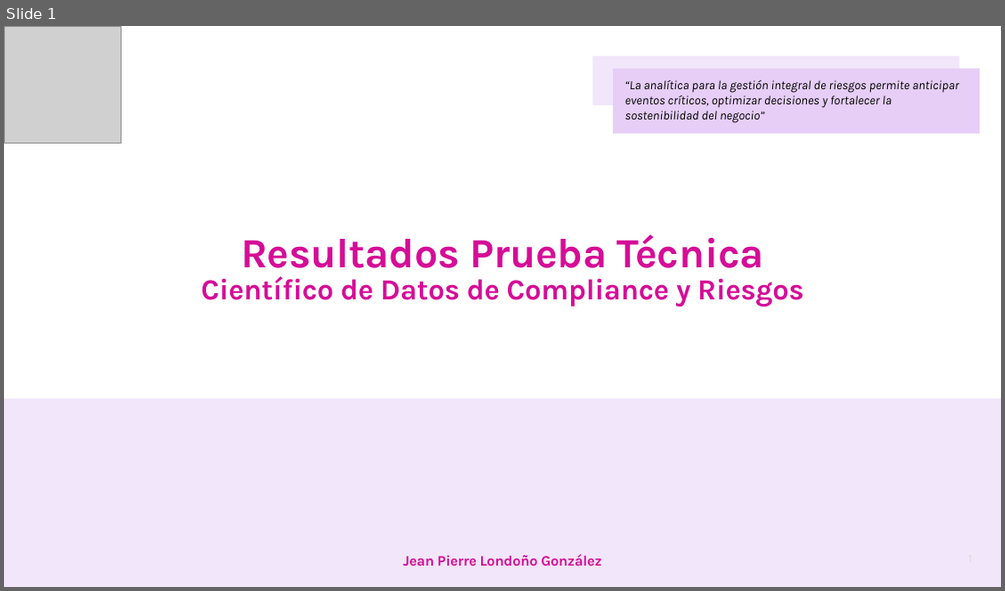
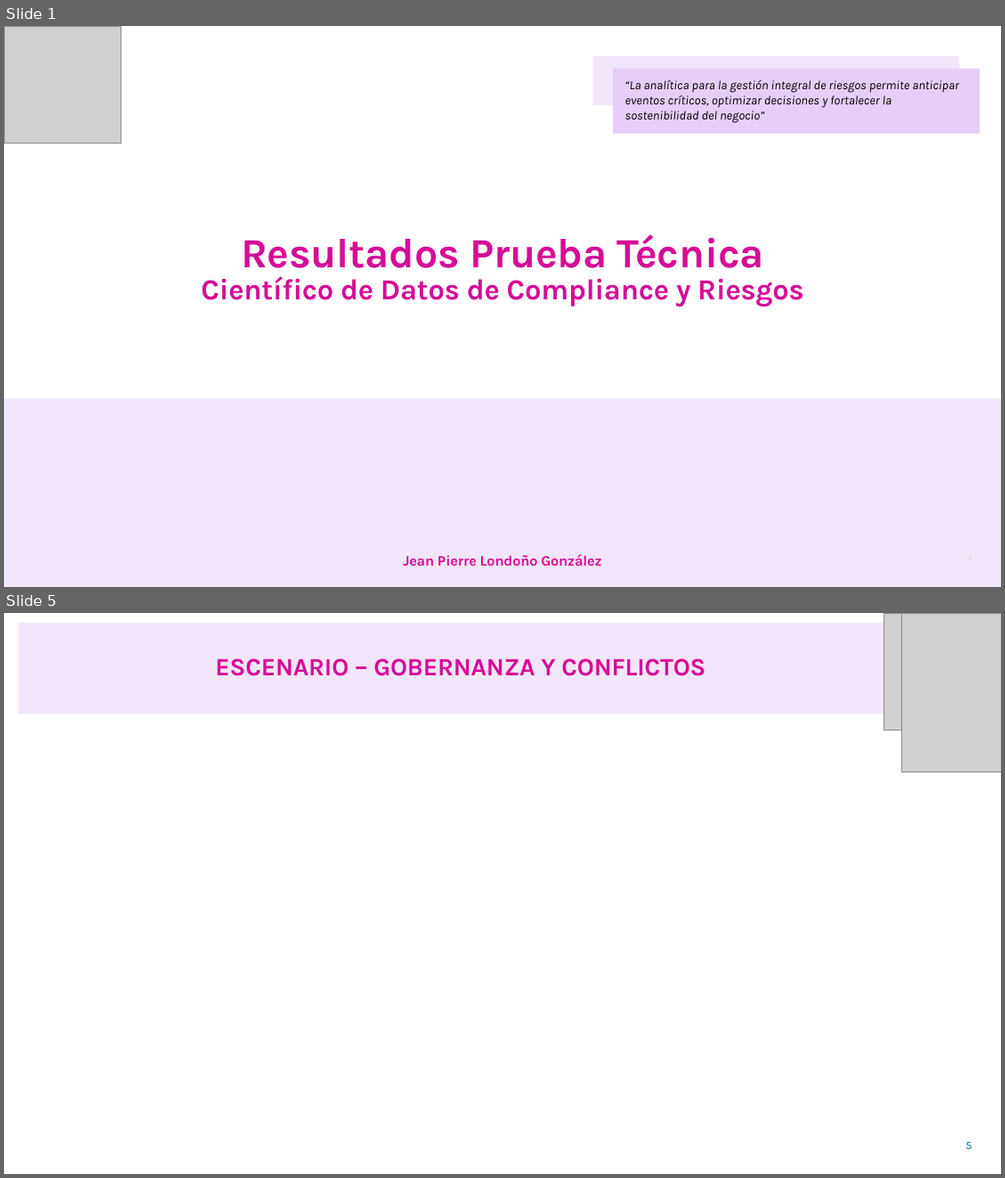
Before and after one commit to jepilogo97/nequi-ds-compliance-risk, a slide deck: files/Prueba_Cientifico_Datos_Compliance.pptx. Shown one above the other, each under a label of ours: slide 1 before the commit, slides 1 and 5 after it; the slides between them are not shown. The pictures are 1005x591 and 1005x1178 pixels, drawn with LibreOffice and Linux fonts; fonts in the diff are those of the drawing; grey boxes stand for pictures. Boxes give left, top, right and bottom in pixels: in the first picture for what was removed or moved away, otherwise in the second. Text is boxed around its words. In the diff, an @@ line names an element or a change of style, - is before the commit and + after.

```diff
--- a/files/Prueba_Cientifico_Datos_Compliance.pptx
+++ b/files/Prueba_Cientifico_Datos_Compliance.pptx
@@ slide 5 added at (4, 613, 1001, 1174), background #FFFFFF @@
@@ rectangle added at (18, 623, 986, 714), fill #F2E6FA @@
@@ picture added at (884, 613, 1001, 730) @@
@@ picture added at (902, 613, 1001, 771) @@
@@ text added at (215, 658, 705, 676), 24 pt, text #D50D97, bold @@
+ESCENARIO – GOBERNANZA Y CONFLICTOS
@@ page number added at (965, 1142, 971, 1149), 11 pt, text #0074AF @@
+5
```
Also in this commit, not shown: 1 slide changed, 2 other slides added, 16 slides removed, 2 other files.
